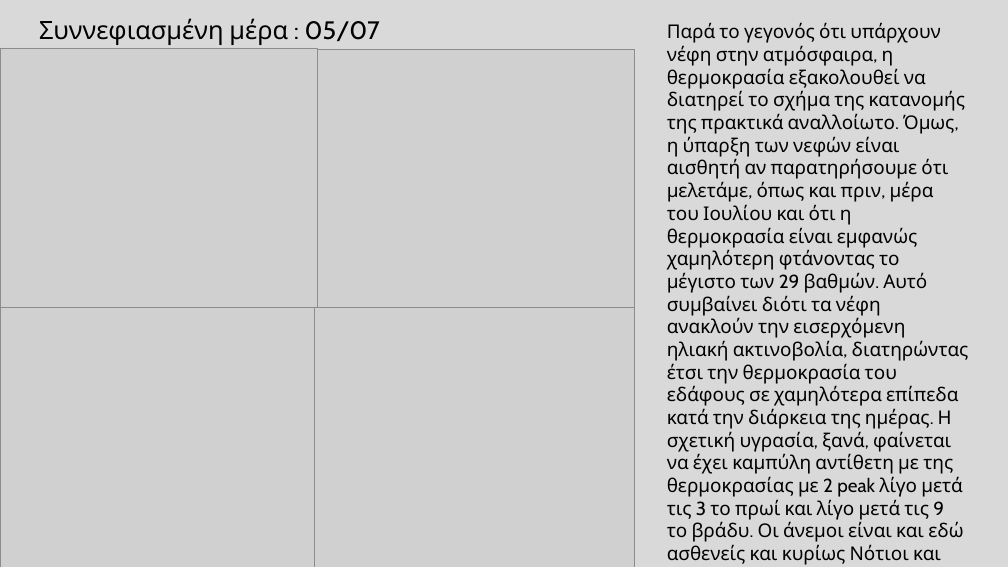
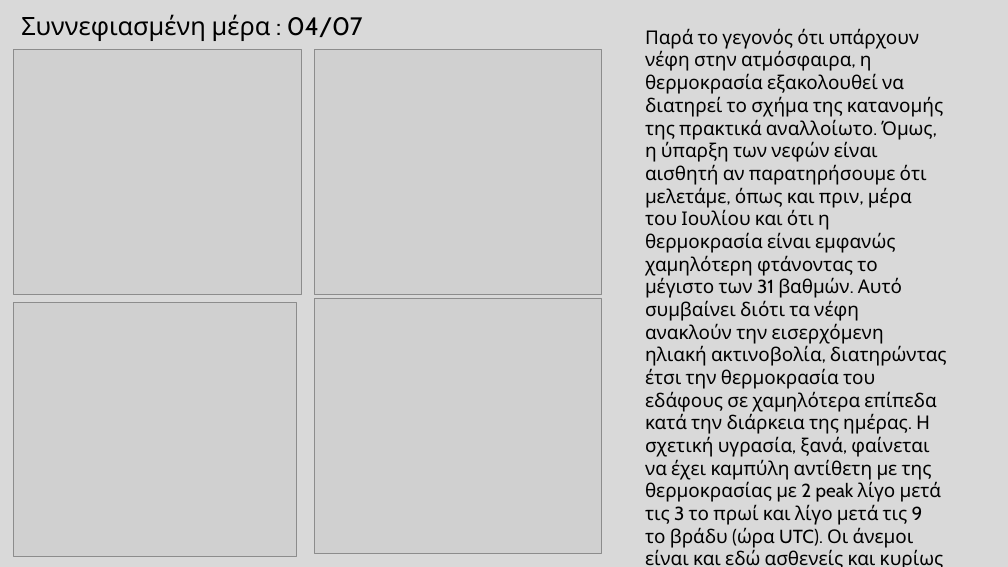
Before and after one commit to nadezsha/MSc---Applied-Meteorology-and-Environmental-Physics, a slide deck: slide 20 of Synoptic and Dynamic Meteorology/training_task/01ΜeteorologicalObservationsOnTheGround.pptx (slide 19 before the commit). Drawn at 1008x567 pixels with LibreOffice and Linux fonts; fonts in the diff are those of the drawing; grey boxes stand for pictures. Boxes give left, top, right and bottom in pixels: in the first picture for what was removed or moved away, otherwise in the second. Text is boxed around its words. In the diff, an @@ line names an element or a change of style, - is before the commit and + after.

```diff
--- a/Synoptic and Dynamic Meteorology/training_task/01ΜeteorologicalObservationsOnTheGround.pptx
+++ b/Synoptic and Dynamic Meteorology/training_task/01ΜeteorologicalObservationsOnTheGround.pptx
@@ text at [21, 14, 363, 41]: text changed @@
-Συννεφιασμένη μέρα : 05/07
+Συννεφιασμένη μέρα : 04/07
@@ text at [645, 28, 947, 567]: text changed @@
-Παρά το γεγονός ότι υπάρχουν νέφη στην ατμόσφαιρα, η θερμοκρασία εξακολουθεί να διατηρεί το σχήμα της κατανομής της πρακτικά αναλλοίωτο. Όμως, η ύπαρξη των νεφών είναι αισθητή αν παρατηρήσουμε ότι μελετάμε, όπως και πριν, μέρα του Ιουλίου και ότι η θερμοκρασία είναι εμφανώς χαμηλότερη φτάνοντας το μέγιστο των 29 βαθμών. Αυτό συμβαίνει διότι τα νέφη ανακλούν την εισερχόμενη ηλιακή ακτινοβολία, διατηρώντας έτσι την θερμοκρασία του εδάφους σε χαμηλότερα επίπεδα κατά την διάρκεια της ημέρας. Η σχετική υγρασία, ξανά, φαίνεται να έχει καμπύλη αντίθετη με της θερμοκρασίας με 2 peak λίγο μετά τις 3 το πρωί και λίγο μετά τις 9 το βράδυ. Οι άνεμοι είναι και εδώ ασθενείς και κυρίως Νότιοι και Ανατολικοί.
+Παρά το γεγονός ότι υπάρχουν νέφη στην ατμόσφαιρα, η θερμοκρασία εξακολουθεί να διατηρεί το σχήμα της κατανομής της πρακτικά αναλλοίωτο. Όμως, η ύπαρξη των νεφών είναι αισθητή αν παρατηρήσουμε ότι μελετάμε, όπως και πριν, μέρα του Ιουλίου και ότι η θερμοκρασία είναι εμφανώς χαμηλότερη φτάνοντας το μέγιστο των 31 βαθμών. Αυτό συμβαίνει διότι τα νέφη ανακλούν την εισερχόμενη ηλιακή ακτινοβολία, διατηρώντας έτσι την θερμοκρασία του εδάφους σε χαμηλότερα επίπεδα κατά την διάρκεια της ημέρας. Η σχετική υγρασία, ξανά, φαίνεται να έχει καμπύλη αντίθετη με της θερμοκρασίας με 2 peak λίγο μετά τις 3 το πρωί και λίγο μετά τις 9 το βράδυ (ώρα UTC). Οι άνεμοι είναι και εδώ ασθενείς και κυρίως Βόρειοι και Βορειο-Ανατολικοί.
@@ picture: place and size @@
-picture at [0, 48, 317, 307]
+picture at [14, 49, 301, 295]
@@ picture: place and size @@
-picture at [317, 49, 634, 309]
+picture at [315, 50, 602, 295]
@@ picture: place and size @@
-picture at [315, 308, 634, 567]
+picture at [315, 298, 602, 553]
@@ picture: place and size @@
-picture at [0, 308, 315, 567]
+picture at [14, 302, 296, 556]
```
Also in this commit, not shown: 18 other slides changed, 5 slides added.
